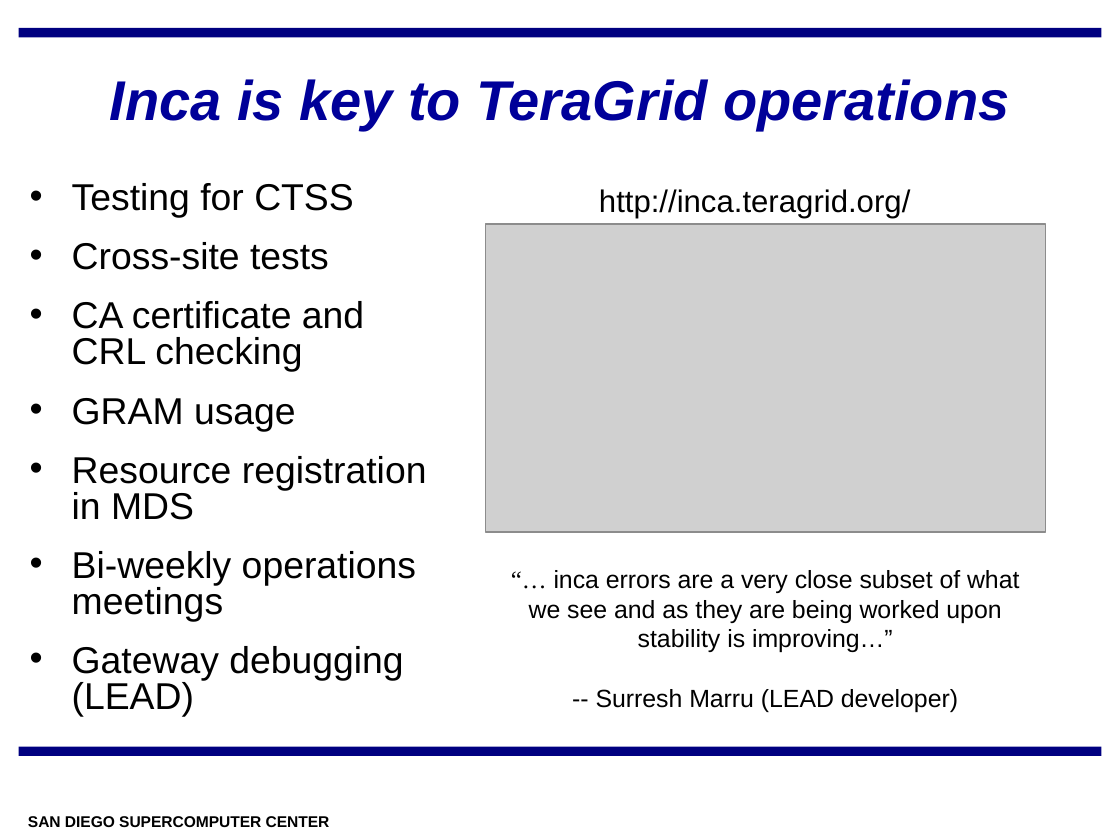
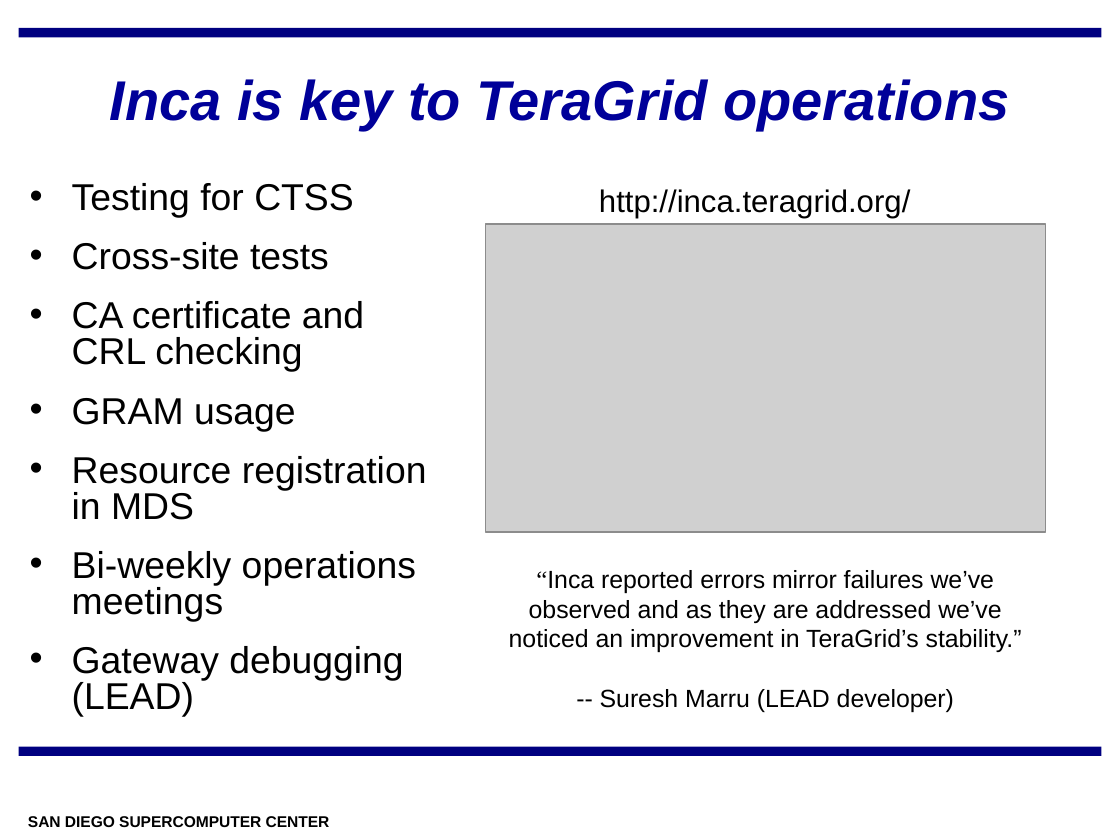
Before and after one commit to IncaProject/inca-xsede, a slide deck: slide 4 of talks/inca-nsf_02-08.ppt. Drawn at 1120x840 pixels with LibreOffice and Linux fonts; fonts in the diff are those of the drawing; grey boxes stand for pictures; background and template pictures are left out. Boxes give left, top, right and bottom in pixels: in the first picture for what was removed or moved away, otherwise in the second. Text is boxed around its words. In the diff, an @@ line names an element or a change of style, - is before the commit and + after.

```diff
--- a/talks/inca-nsf_02-08.ppt
+++ b/talks/inca-nsf_02-08.ppt
@@ text at bbox=[509, 570, 1022, 712]: text changed @@
-“… inca errors are a very close subset of what we see and as they are being worked upon stability is improving…”
--- Surresh Marru (LEAD developer)
+“Inca reported errors mirror failures we’ve observed and as they are addressed we’ve noticed an improvement in TeraGrid’s stability.”
+-- Suresh Marru (LEAD developer)
```
Also in this commit, not shown: 1 other slide changed.
